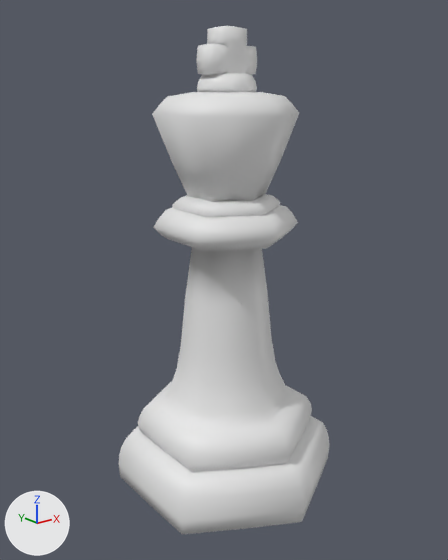
An edit to the OBJ model res/msh_outline_k.obj, drawn before and after from the same camera.
The view is the same before and after, from a camera (50 mm lens) standing at (-1.328, -1.644, 1.446) and looking at (-0.013, -0.001, 0.789). Arrows for +X, +Y and +Z are at lower left; the lights stay in place. Where no turn or scale is listed for an object, it has been applied to the vertices.

The first picture shows 'msh_outline_k'.
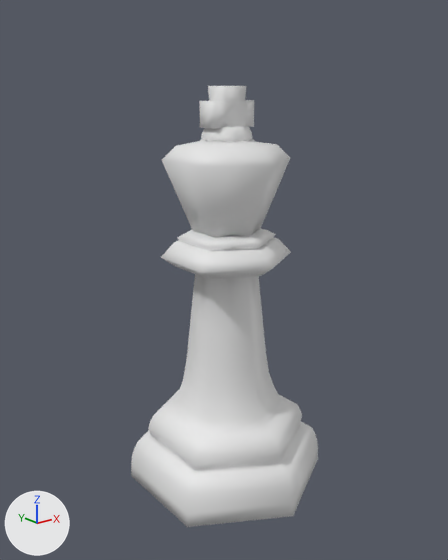
Diff of the bpy script that builds the scene:
```diff
--- a/res/msh_outline_k.obj.py
+++ b/res/msh_outline_k.obj.py
@@ me_msh_outline_k @@
 # used by ob_msh_outline_k; location = (0.0, 0.0, 0.0)
-me_msh_outline_k.from_pydata(...)  # 631 vertices, 1248 faces; spans x -0.36..0.36, y -0.42..0.42, z 0.01..1.63
+me_msh_outline_k.from_pydata(...)  # 631 vertices, 1248 faces; spans x -0.32..0.32, y -0.37..0.37, z 0.01..1.45
+# me_msh_outline_k part 1: the loose piece of 542 vertices spanning x -0.36..0.36, y -0.42..0.42, z 0.01..1.49 is scaled about the mesh origin by (0.885, 0.885, 0.889)
+# me_msh_outline_k part 2: 89 of 631 vertices moved; they spanned x -0.1..0.1, y -0.05..0.05, z 1.43..1.63 and now span x -0.08..0.08, y -0.06..0.06, z 1.27..1.45; mean shift (0.0, 0.0, -0.17); largest move (0.0, 0.0, 1.63) -> (0.0, 0.0, 1.45)
```

Boxes [x1, y1, x2, y2] around the edits, measured in the pictures (448 x 560 px; the box of a moved part takes in the faces that stretch with it):
'msh_outline_k', reshaped (11% narrower, 13% shorter): before [119, 26, 329, 534]; after [131, 86, 318, 527]
part 1 of me_msh_outline_k, moved or reshaped: before [119, 73, 329, 534]; after [131, 126, 318, 527]
part 2 of me_msh_outline_k, moved or reshaped: before [196, 26, 257, 75]; after [199, 86, 254, 129]
